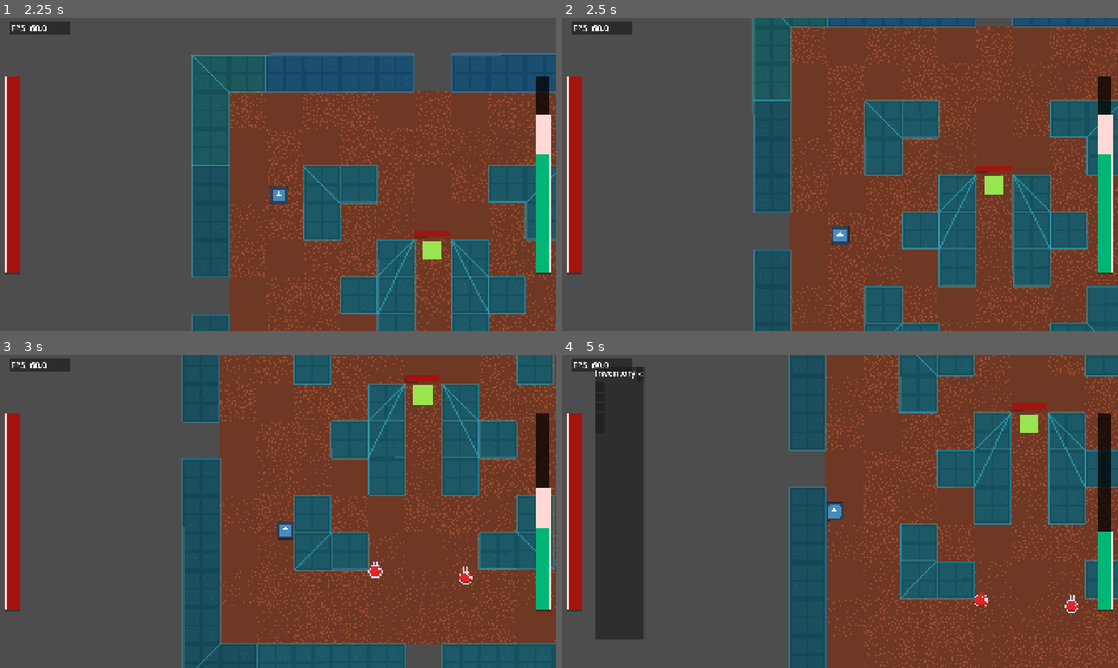
Above: before the commit, frames 1-4 (two rows, left to right).
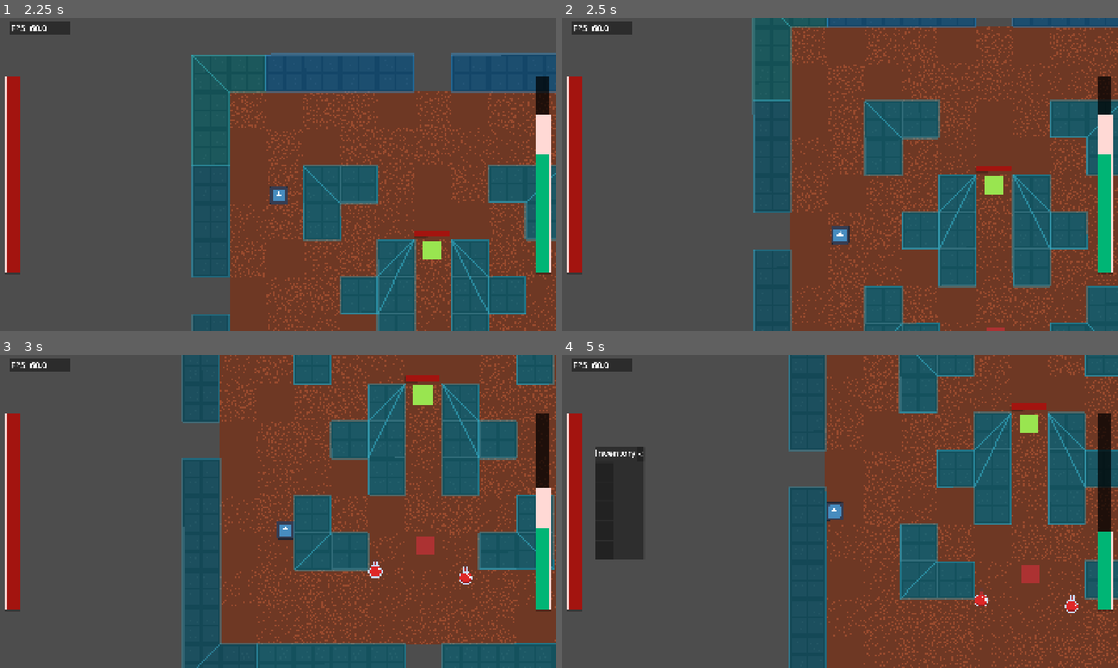
Above: after the commit, the same moments.

Repository: BananerCatter/untitled-roguelike
Game: Godot game, scene res://scenes/main.tscn
Two runs of this game, one before a commit and one after it. Both use one fixed random seed, a clock stepped at 60 frames per second and the inputs below. The engine's default icon, where the game draws it, is replaced by a stand-in: a white triangle on a blue panel in a dark square.
Inputs (mouse positions are in pixels of both pictures, inside the frame that each line leads up to):
- Up to frame 1 (2.25 s): click "START" at 0.5 s; tap Enter at 1.25 s; move the mouse to (400, 158) at 1.27 s; hold D (right) 1.28-2.03 s; tap E (interact, bound only after the commit) at 1.35 s; click (400, 158) at 1.42 s; move the mouse to (166, 190) at 2.02 s; hold S (down) from 2.03 s (still down); tap Shift (dash) at 2.1 s
- Up to frame 2 (2.5 s): keep holding S (down); tap E (interact, bound only after the commit) at 2.3 s
- Up to frame 3 (3 s): move the mouse to (333, 442) at 2.77 s; release S (down) at 2.78 s; hold D (right) from 2.78 s (still down); click (333, 442) at 2.85 s
- Up to frame 4 (5 s): tap E (interact, bound only after the commit) at 3.05, 3.6, 4.55 s; move the mouse to (812, 574) at 3.52 s; release D (right) at 3.53 s; hold W (up) 3.53-4.28 s; click (812, 574) at 3.67 s; move the mouse to (1006, 558) at 4.27 s; hold A (left) from 4.28 s (still down); tap Alt at 4.35 s; tap Tab (inventory) at 4.9 s

Frame 1 is identical in both runs. In frame 2, less than 0.1% of the frame differs, in the area x 76-80%, y 98-100%; in frame 3, 0.2%; in frame 4, 4.6%, in the area x 6-86%, y 3-91%.

Commit message:
added a basic chest code which can work for any basic item giver

Diff:
--- a/untitled-roguelike/project.godot
+++ b/untitled-roguelike/project.godot
@@ -93,6 +93,11 @@
 "events": [Object(InputEventKey,"resource_local_to_scene":false,"resource_name":"","device":-1,"window_id":0,"alt_press …(195 unchanged characters)…
 ]
 }
+interact={
+"deadzone": 0.2,
+"events": [Object(InputEventKey,"resource_local_to_scene":false,"resource_name":"","device":-1,"window_id":0,"alt_pressed":false,"shift_pressed":false,"ctrl_pressed":false,"meta_pressed":false,"pressed":false,"keycode":0,"physical_keycode":69,"key_label":0,"unicode":101,"location":0,"echo":false,"script":null)
+]
+}
 
 [layer_names]
 
--- a/untitled-roguelike/resources/items/dagger.tres
+++ b/untitled-roguelike/resources/items/dagger.tres
@@ -13,5 +13,4 @@
 name = "dagger"
 scene = ExtResource("2_fgw4y")
 icon = SubResource("AtlasTexture_qkby0")
-max_stack_size = 1
 metadata/_custom_type_script = "uid://ccvw3e1f6ksos"
--- /dev/null
+++ b/untitled-roguelike/scenes/chest.gd
@@ -0,0 +1,31 @@
+extends Node2D
+
+@export var closed_sprite: Texture2D
+@export var open_sprite: Texture2D
+@export var loot_table: Dictionary[Item,int]
+@export var key_item: Item
+@onready var sprite: Sprite2D = $Sprite2D
+@onready var detection_area: Area2D = $Area2D
+
+signal give_items(item_dict: Dictionary[Item,int])
+
+# Called when the node enters the scene tree for the first time.
+func _ready() -> void:
+	sprite.texture = closed_sprite
+
+
+func _on_chest_opened(inventory:Inventory):
+	if inventory.has_item(key_item):
+		give_items.emit(loot_table)
+		sprite.texture = open_sprite
+		detection_area.queue_free()
+	else:
+		print("Get a key first")
+
+
+func _on_area_2d_body_entered(body: Node2D) -> void:
+	if body.has_signal("open_chest"):
+		body.open_chest.connect(_on_chest_opened)
+
+	if body.has_method("get_items_from_chest"):
+		give_items.connect(body.get_items_from_chest)
--- a/untitled-roguelike/scenes/icons/item_slot.tscn
+++ b/untitled-roguelike/scenes/icons/item_slot.tscn
@@ -6,7 +6,7 @@
 
 [node name="ItemSlot" type="PanelContainer" unique_id=174505351]
 texture_filter = 1
-custom_minimum_size = Vector2(32, 32)
+custom_minimum_size = Vector2(64, 64)
 scale = Vector2(2, 2)
 script = ExtResource("1_b1id1")
 
@@ -23,5 +23,6 @@
 layout_mode = 2
 size_flags_horizontal = 8
 size_flags_vertical = 8
+theme_override_font_sizes/font_size = 32
 
 [connection signal="pressed" from="Button" to="." method="_on_button_pressed"]
--- a/untitled-roguelike/scenes/inventory_dialogue.tscn
+++ b/untitled-roguelike/scenes/inventory_dialogue.tscn
@@ -4,16 +4,21 @@
 [ext_resource type="PackedScene" uid="uid://de4juax8udvw7" path="res://scenes/icons/item_slot.tscn" id="2_ka0ok"]
 
 [node name="InventoryDialogue" type="PanelContainer" unique_id=1827396229]
-anchors_preset = 15
-anchor_right = 1.0
-anchor_bottom = 1.0
-grow_horizontal = 2
+anchors_preset = 4
+anchor_top = 0.5
+anchor_bottom = 0.5
+offset_top = -43.0
+offset_right = 169.0
+offset_bottom = 43.0
 grow_vertical = 2
+size_flags_horizontal = 4
+size_flags_vertical = 4
 mouse_filter = 1
 script = ExtResource("1_52gng")
 item_icon = ExtResource("2_ka0ok")
 
 [node name="VBoxContainer" type="VBoxContainer" parent="." unique_id=1845507053]
+custom_minimum_size = Vector2(32, 0)
 layout_mode = 2
 
 [node name="HBoxContainer" type="HBoxContainer" parent="VBoxContainer" unique_id=1964085832]
--- a/untitled-roguelike/scenes/main_level.tscn
+++ b/untitled-roguelike/scenes/main_level.tscn
@@ -9,8 +9,10 @@
 [ext_resource type="Script" uid="uid://ba6yum2ks6yf8" path="res://scripts/items/pickup.gd" id="8_iqu8w"]
 [ext_resource type="PackedScene" uid="uid://ib5t11nrr4fd" path="res://scenes/dungeon_test.tscn" id="8_tipki"]
 [ext_resource type="Resource" uid="uid://bj6axf72wwwpp" path="res://resources/items/basic_potion.tres" id="9_iqu8w"]
+[ext_resource type="Script" uid="uid://32bjyox5fcac" path="res://scenes/chest.gd" id="10_5fr2l"]
+[ext_resource type="Texture2D" uid="uid://bhp2st6ykjigg" path="res://assets/img/animation/Sprite-0001-Sheet.png" id="11_2sb77"]
 
-[sub_resource type="Resource" id="Resource_iqu8w"]
+[sub_resource type="Resource" id="Resource_2sb77"]
 resource_local_to_scene = true
 script = ExtResource("7_o6xl0")
 max_health_level = 3
@@ -40,6 +42,20 @@
 
 [sub_resource type="CircleShape2D" id="CircleShape2D_b013q"]
 radius = 8.062152
+
+[sub_resource type="AtlasTexture" id="AtlasTexture_3v2ag"]
+atlas = ExtResource("11_2sb77")
+region = Rect2(0, 0, 16, 16)
+
+[sub_resource type="AtlasTexture" id="AtlasTexture_oprun"]
+atlas = ExtResource("11_2sb77")
+region = Rect2(48, 0, 16, 0)
+
+[sub_resource type="CircleShape2D" id="CircleShape2D_lpp5k"]
+radius = 40.0
+
+[sub_resource type="RectangleShape2D" id="RectangleShape2D_lpp5k"]
+size = Vector2(16, 16)
 
 [node name="main" type="Node2D" unique_id=1012450263]
 rotation = -0.0014160064
@@ -87,6 +103,24 @@
 position = Vector2(-6.112152e-05, 6.0948667e-05)
 shape = SubResource("CircleShape2D_b013q")
 
+[node name="Chest" type="StaticBody2D" parent="." unique_id=804330337]
+position = Vector2(854.2175, 553.21014)
+script = ExtResource("10_5fr2l")
+closed_sprite = SubResource("AtlasTexture_3v2ag")
+open_sprite = SubResource("AtlasTexture_oprun")
+key_item = ExtResource("9_iqu8w")
+
+[node name="Sprite2D" type="Sprite2D" parent="Chest" unique_id=365645656]
+
+[node name="Area2D" type="Area2D" parent="Chest" unique_id=424290227]
+
+[node name="CollisionShape2D" type="CollisionShape2D" parent="Chest/Area2D" unique_id=350221281]
+shape = SubResource("CircleShape2D_lpp5k")
+
+[node name="CollisionShape2D" type="CollisionShape2D" parent="Chest" unique_id=837800467]
+shape = SubResource("RectangleShape2D_lpp5k")
+
 [connection signal="on_death" from="Player" to="." method="_on_player_on_death"]
 [connection signal="body_entered" from="PotionPickupTest/Area2D" to="PotionPickupTest" method="_on_area_2d_body_entered"]
 [connection signal="body_entered" from="PotionPickupTest2/Area2D" to="PotionPickupTest2" method="_on_area_2d_body_entered"]
+[connection signal="body_entered" from="Chest/Area2D" to="Chest" method="_on_area_2d_body_entered"]
--- a/untitled-roguelike/scripts/inventory/inventory.gd
+++ b/untitled-roguelike/scripts/inventory/inventory.gd
@@ -43,6 +43,12 @@
 	return true
 
 
+func get_items_from_dict(item_dict:Dictionary[Item,int]):
+	for key in item_dict:
+		for i:int in range(item_dict[key]):
+			add_item(key)
+			print(key.name)
+
 func remove_item(item:Item):
 	if not has_item(item):
 		return
--- a/untitled-roguelike/scripts/items/item.gd
+++ b/untitled-roguelike/scripts/items/item.gd
@@ -1,9 +1,12 @@
-@abstract class_name Item extends Resource
+class_name Item extends Resource
 
 @export var name: String
 @export var scene: PackedScene
 @export var icon: Texture2D
 @export var max_stack_size: int =1
 
-@abstract
-func get_type() -> String
+enum TYPE  {
+	consumable_item,
+	weapon_item,
+}
+var item_type:TYPE
--- a/untitled-roguelike/scripts/items/item_types/consumable.gd
+++ b/untitled-roguelike/scripts/items/item_types/consumable.gd
@@ -1,3 +1,4 @@
 class_name ConsumableItem extends Item
-func get_type() -> String:
-	return("ConsumableItem")
+
+func _init() -> void:
+	item_type = TYPE.consumable_item
--- a/untitled-roguelike/scripts/items/item_types/weapon.gd
+++ b/untitled-roguelike/scripts/items/item_types/weapon.gd
@@ -1,5 +1,5 @@
 class_name WeaponItem extends Item
 
 @export var damage:int
-func get_type() -> String:
-	return("WeaponItem")
+func _init() -> void:
+	item_type = TYPE.weapon_item
--- a/untitled-roguelike/scripts/player.gd
+++ b/untitled-roguelike/scripts/player.gd
@@ -4,6 +4,7 @@
 signal hp_changed(hp_value: float)
 signal stamina_changed(stamina_value:float)
 signal update_inventory
+signal open_chest
 
 @export var stats: Stats
 @export var inventory:Inventory
@@ -53,6 +54,10 @@
 			heal(10)
 		if event.is_action_pressed("debug_deal_damage"):
 			take_damage(10)
+		if event.is_action_released("interact"):
+			open_chest.emit(inventory)
+
+
 
 
 func get_input() -> Vector2:
@@ -61,17 +66,17 @@
 
 
 func on_item_picked_up(item: Item):
-	print(item.name)
-	print(inventory.add_item(item))
-	print(inventory.get_slots())
+	inventory.add_item(item)
 
 
 func _on_item_selected(item:Item):
-	if item.get_type()=="ConsumableItem":
+	if item.item_type== Item.TYPE.consumable_item:
 		stats.use_consumable(item.name)
 		inventory.remove_item(item)
 		update_inventory.emit()
 
+func get_items_from_chest(item_dict:Dictionary[Item,int]):
+	inventory.get_items_from_dict(item_dict)
 
 func lose_stamina(lost_stamina:float):
 	stamina -= lost_stamina
Not shown, added: untitled-roguelike/scenes/chest.gd.uid
Not shown: 3 places in untitled-roguelike/scenes/main_level.tscn that only renumber resources
